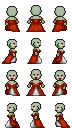
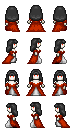
The second 72×128 image is a revision of the first. Changes to its layers:
showed "hair" over (5, 5, 67, 117)
renamed "ears-green" to "ears-transformed", hid it, painted on it over (5, 8, 67, 111)
showed "ears" over (6, 9, 66, 111)
hid "mouth" over (8, 45, 64, 112)
renamed "head-green" to "head-transformed", hid it over (7, 5, 65, 113)
showed "head" over (7, 5, 65, 113)
renamed "body-green" to "body-transformed", hid it over (5, 15, 67, 128)
showed "body" over (5, 15, 67, 128)
